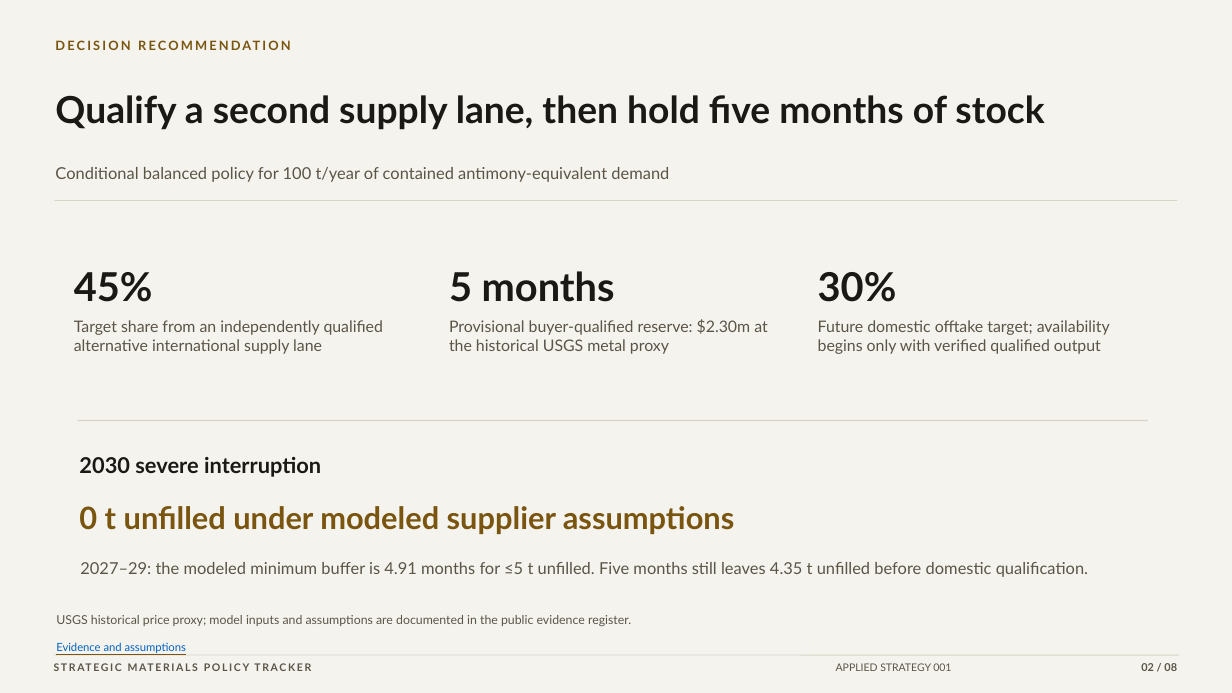
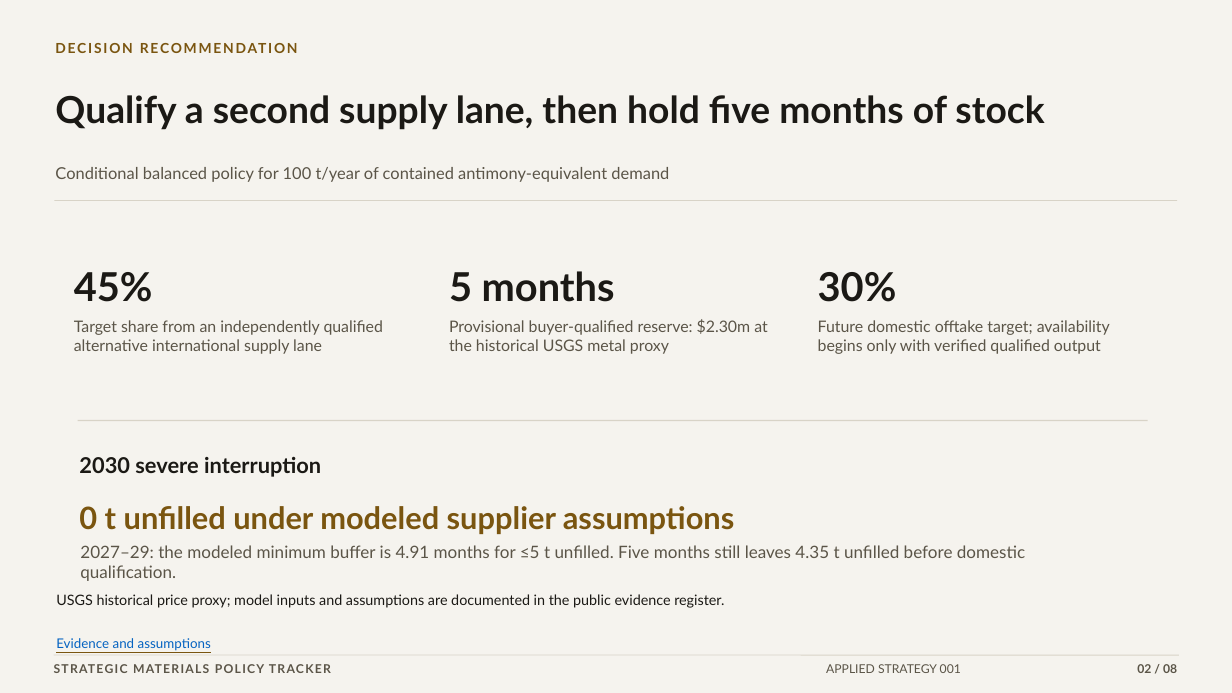
Before and after one commit to VSSpowerlifting/strategic-materials-policy-tracker, a slide deck: slide 2 of public/research/applied-001/antimony-supply-resilience-archivo-executive.pptx. Drawn at 1232x693 pixels with LibreOffice and Linux fonts; fonts in the diff are those of the drawing. Boxes give left, top, right and bottom in pixels: in the first picture for what was removed or moved away, otherwise in the second. Text is boxed around its words. In the diff, an @@ line names an element or a change of style, - is before the commit and + after.

```diff
--- a/public/research/applied-001/antimony-supply-resilience-archivo-executive.pptx
+++ b/public/research/applied-001/antimony-supply-resilience-archivo-executive.pptx
@@ text "DECISION RECOMMENDATION" at (55,36,1146,59): size 10 to 10.8 pt, letter spacing 1.7 to 1.4 pt @@
@@ text "2027–29: the modeled minimum buffer ...": place and size @@
-text "2027–29: the modeled minimum buffer ..." at (80,562,1088,577)
+text "2027–29: the modeled minimum buffer ..." at (80,545,1025,581)
@@ text "2027–29: the modeled minimum buffer ..." at (80,545,1025,581): size 12.8 to 13.3 pt @@
@@ text "USGS historical price proxy; model ...": place and size @@
-text "USGS historical price proxy; model ..." at (56,615,631,626)
+text "USGS historical price proxy; model ..." at (56,594,724,608)
@@ text "USGS historical price proxy; model ..." at (56,594,724,608): size 9.6 to 11.2 pt, text colour #5B5548 to #1B1915 @@
@@ text "Evidence and assumptions" at (56,638,211,651): size 8.8 to 10.4 pt @@
@@ text "STRATEGIC MATERIALS POLICY TRACKER" at (54,660,479,678): size 8.2 to 9.5 pt, letter spacing 1.3 to 1 pt @@
@@ text "APPLIED STRATEGY 001" at (826,664,961,673): size 8.2 to 9.5 pt @@
@@ text "02 / 08" at (1137,664,1177,673): size 8.5 to 9.5 pt @@
```
Also in this commit, not shown: 7 other slides changed, 4 other files.
